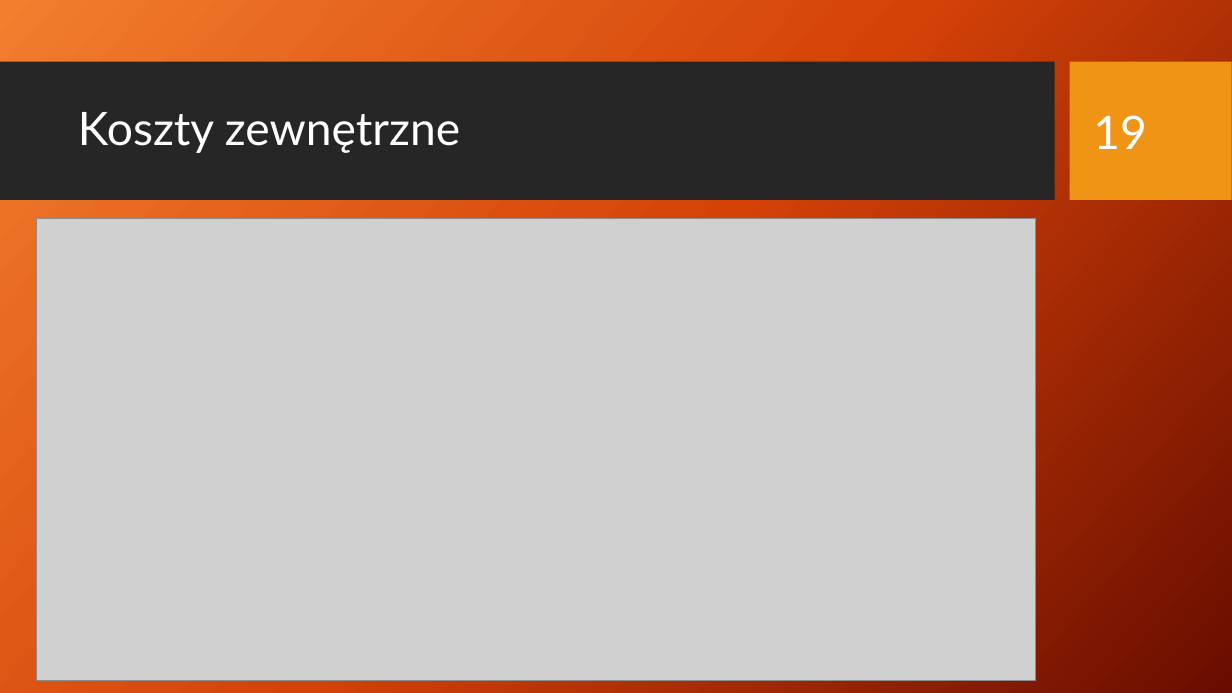
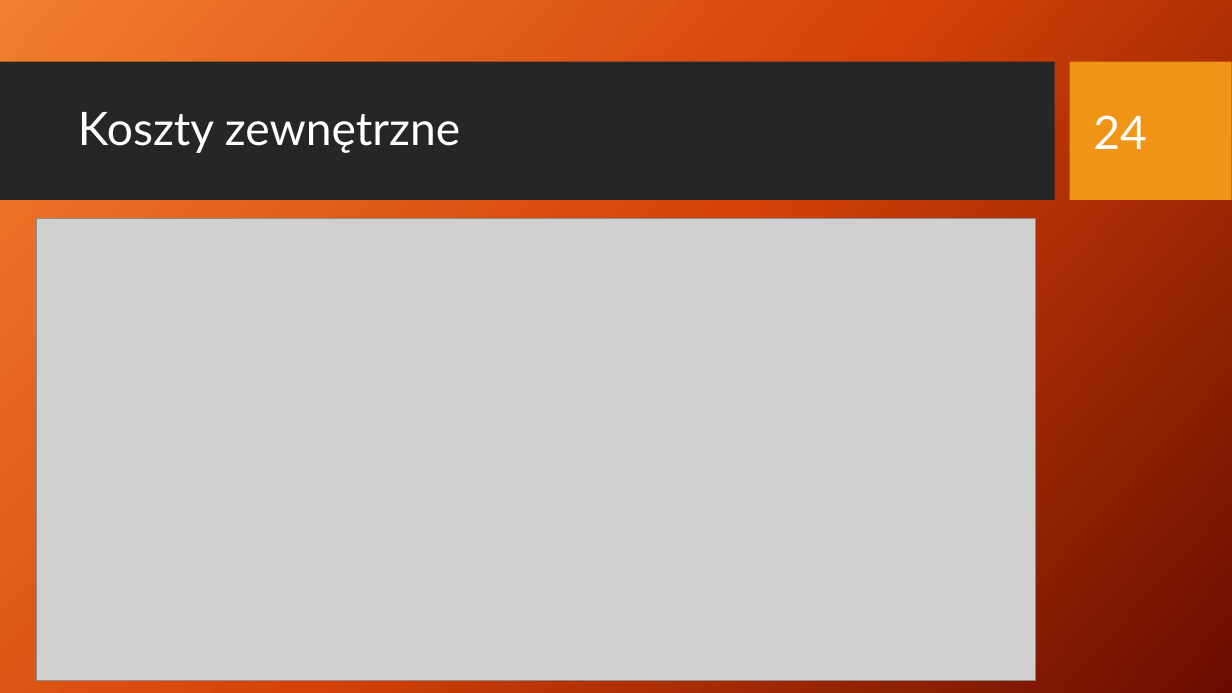
Before and after one commit to rudnickirobert/KWZP2021, a slide deck: slide 38 of Prezentacja_29.04.pptx (slide 34 before the commit). Drawn at 1232x693 pixels with LibreOffice and Linux fonts; fonts in the diff are those of the drawing; grey boxes stand for pictures; background and template pictures are left out. Boxes give left, top, right and bottom in pixels: in the first picture for what was removed or moved away, otherwise in the second. Text is boxed around its words. In the diff, an @@ line names an element or a change of style, - is before the commit and + after.

```diff
--- a/Prezentacja_29.04.pptx
+++ b/Prezentacja_29.04.pptx
@@ text at (1093,115,1147,149): text changed @@
-19
+24
```
Also in this commit, not shown: 8 other slides changed, 7 slides added, 3 slides removed.
